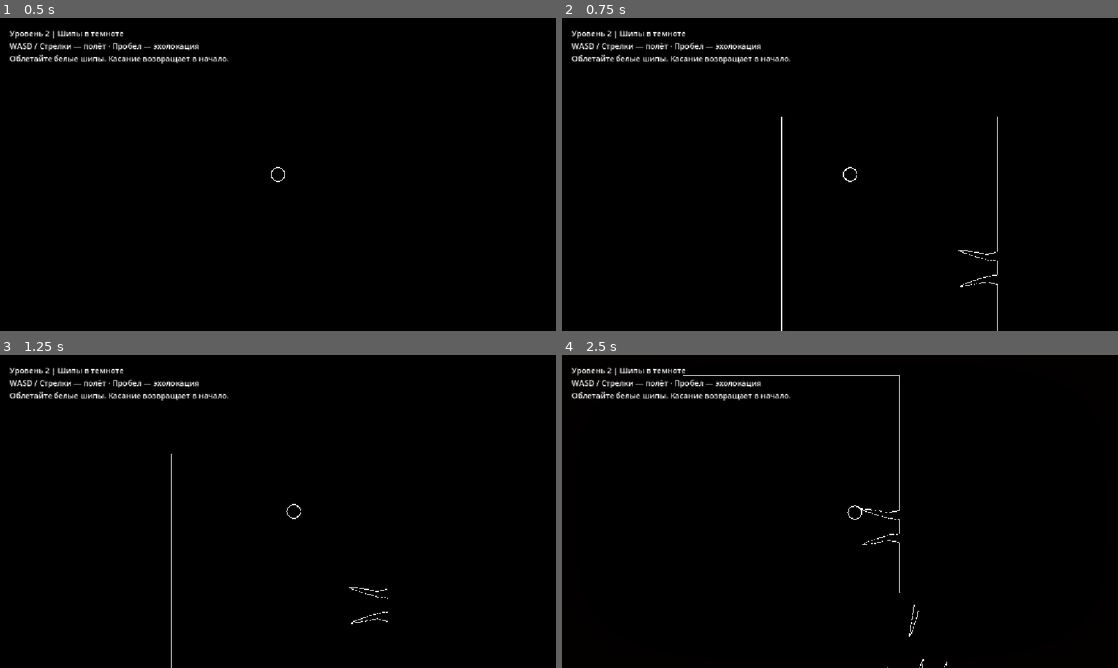
Above: before the commit, frames 1-4 (two rows, left to right).
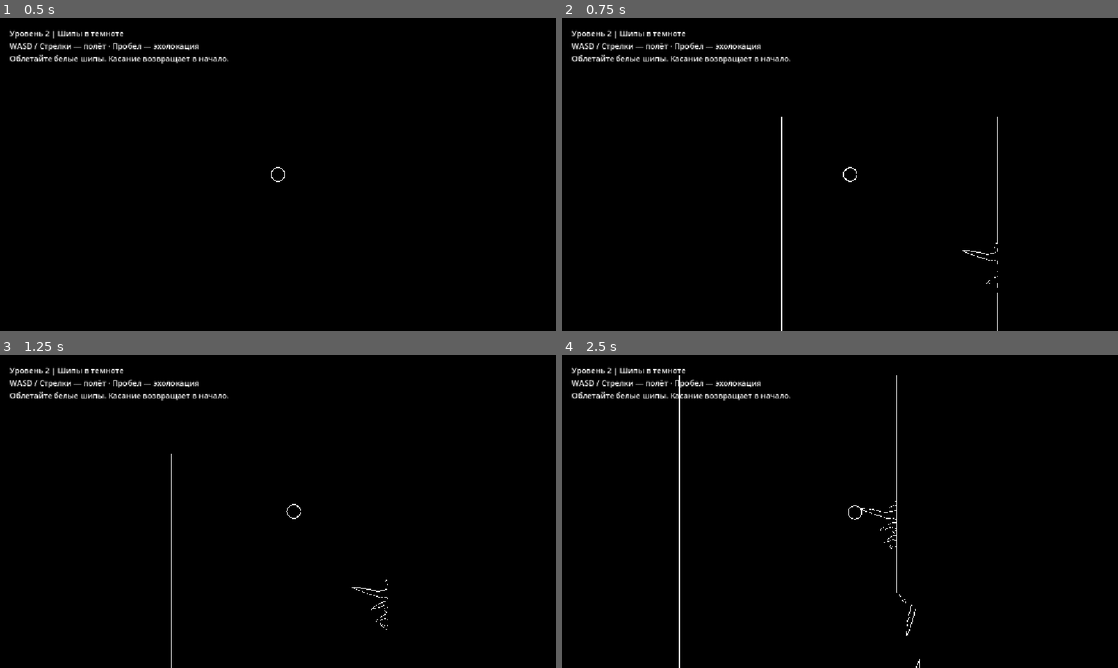
Above: after the commit, the same moments.

Repository: zhivushko/I-m_a_Bat
Game: Godot game, scene res://scenes/level/level_2.tscn
Two runs of this game, one before a commit and one after it. Both use one fixed random seed, a clock stepped at 60 frames per second and the inputs below. This scene is started directly instead of the project's main scene.
Inputs:
- Up to frame 1 (0.5 s): no input
- Up to frame 2 (0.75 s): tap Enter (ui_accept) at 0.5 s; hold Right (ui_right) from 0.53 s (still down); hold Space from 0.53 s (still down)
- Up to frame 3 (1.25 s): keep holding Right (ui_right); keep holding Space; tap Enter (ui_accept) at 0.77, 1.07 s
- Up to frame 4 (2.5 s): release Right (ui_right) at 1.28 s; release Space at 1.28 s; hold Down (ui_down) 1.28-2.03 s; tap Space at 1.35 s; tap Enter (ui_accept) at 1.52, 1.82 s; hold Right (ui_right) from 2.03 s (still down); hold Space from 2.03 s (still down)

Frame 1 is identical in both runs. In frame 2, less than 0.1% of the frame differs, in the area x 71-79%, y 71-88%; in frame 3, less than 0.1%; in frame 4, 0.6%, in the area x 21-70%, y 6-100%.

Commit message:
feat: cluster small cave spikes around rare long stalactites

Diff:
--- a/scenes/level/level_2.tscn
+++ b/scenes/level/level_2.tscn
@@ -53,35 +53,89 @@
 rotation = 3.1415927
 scale = Vector2(1.1, 1)
 
+[node name="FirstCeilingSmallLeft" parent="Walls" instance=ExtResource("6_spike")]
+position = Vector2(521, 510)
+rotation = 3.1415927
+scale = Vector2(-0.65, 0.28)
+
+[node name="FirstCeilingSmallRight" parent="Walls" instance=ExtResource("6_spike")]
+position = Vector2(570, 510)
+rotation = 3.1415927
+scale = Vector2(0.55, 0.18)
+
 [node name="FirstPassageFloorSpike1" parent="Walls" instance=ExtResource("6_spike")]
 position = Vector2(497, 740)
-scale = Vector2(-1, 0.82)
+scale = Vector2(-0.75, 0.29)
 
 [node name="FirstPassageFloorSpike2" parent="Walls" instance=ExtResource("6_spike")]
 position = Vector2(545, 740)
 
 [node name="FirstPassageFloorSpike3" parent="Walls" instance=ExtResource("6_spike")]
 position = Vector2(593, 740)
-scale = Vector2(1, 0.92)
+scale = Vector2(0.8, 0.38)
+
+[node name="FirstFloorBudLeft" parent="Walls" instance=ExtResource("6_spike")]
+position = Vector2(479, 740)
+scale = Vector2(0.55, 0.15)
+
+[node name="FirstFloorBudInnerLeft" parent="Walls" instance=ExtResource("6_spike")]
+position = Vector2(519, 740)
+scale = Vector2(0.6, 0.2)
+
+[node name="FirstFloorBudInnerRight" parent="Walls" instance=ExtResource("6_spike")]
+position = Vector2(568, 740)
+scale = Vector2(-0.65, 0.24)
+
+[node name="FirstFloorBudRight" parent="Walls" instance=ExtResource("6_spike")]
+position = Vector2(614, 740)
+scale = Vector2(-0.55, 0.16)
 
 [node name="ApproachSpike1" parent="Walls" instance=ExtResource("6_spike")]
 position = Vector2(510, 350)
 rotation = -1.5707963
-scale = Vector2(1, 0.9)
+scale = Vector2(1, 0.82)
 
 [node name="ApproachSpike2" parent="Walls" instance=ExtResource("6_spike")]
 position = Vector2(510, 398)
 rotation = -1.5707963
-scale = Vector2(-1, 0.85)
+scale = Vector2(-0.7, 0.28)
+
+[node name="ApproachBudTop" parent="Walls" instance=ExtResource("6_spike")]
+position = Vector2(510, 327)
+rotation = -1.5707963
+scale = Vector2(-0.55, 0.16)
+
+[node name="ApproachBudMiddle" parent="Walls" instance=ExtResource("6_spike")]
+position = Vector2(510, 372)
+rotation = -1.5707963
+scale = Vector2(-0.75, 0.38)
+
+[node name="ApproachBudLower" parent="Walls" instance=ExtResource("6_spike")]
+position = Vector2(510, 386)
+rotation = -1.5707963
+scale = Vector2(0.5, 0.13)
+
+[node name="ApproachBudBottom" parent="Walls" instance=ExtResource("6_spike")]
+position = Vector2(510, 420)
+rotation = -1.5707963
+scale = Vector2(0.6, 0.19)
 
 [node name="SecondPassageFloorSpike" parent="Walls" instance=ExtResource("6_spike")]
 position = Vector2(905, 320)
-scale = Vector2(-1.1, 1)
+scale = Vector2(-0.85, 0.48)
+
+[node name="SecondFloorSmallLeft" parent="Walls" instance=ExtResource("6_spike")]
+position = Vector2(881, 320)
+scale = Vector2(0.65, 0.26)
+
+[node name="SecondFloorSmallRight" parent="Walls" instance=ExtResource("6_spike")]
+position = Vector2(931, 320)
+scale = Vector2(-0.55, 0.15)
 
 [node name="SecondPassageCeilingSpike1" parent="Walls" instance=ExtResource("6_spike")]
 position = Vector2(857, 60)
 rotation = 3.1415927
-scale = Vector2(-1, 0.9)
+scale = Vector2(-0.75, 0.3)
 
 [node name="SecondPassageCeilingSpike2" parent="Walls" instance=ExtResource("6_spike")]
 position = Vector2(905, 60)
@@ -90,7 +144,27 @@
 [node name="SecondPassageCeilingSpike3" parent="Walls" instance=ExtResource("6_spike")]
 position = Vector2(953, 60)
 rotation = 3.1415927
-scale = Vector2(-1, 0.8)
+scale = Vector2(-0.65, 0.24)
+
+[node name="SecondCeilingBudLeft" parent="Walls" instance=ExtResource("6_spike")]
+position = Vector2(837, 60)
+rotation = 3.1415927
+scale = Vector2(0.55, 0.16)
+
+[node name="SecondCeilingBudInnerLeft" parent="Walls" instance=ExtResource("6_spike")]
+position = Vector2(879, 60)
+rotation = 3.1415927
+scale = Vector2(0.6, 0.19)
+
+[node name="SecondCeilingBudInnerRight" parent="Walls" instance=ExtResource("6_spike")]
+position = Vector2(931, 60)
+rotation = 3.1415927
+scale = Vector2(-0.8, 0.39)
+
+[node name="SecondCeilingBudRight" parent="Walls" instance=ExtResource("6_spike")]
+position = Vector2(974, 60)
+rotation = 3.1415927
+scale = Vector2(0.5, 0.14)
 
 [node name="DescentSpike1" parent="Walls" instance=ExtResource("6_spike")]
 position = Vector2(940, 422)
@@ -99,7 +173,22 @@
 [node name="DescentSpike2" parent="Walls" instance=ExtResource("6_spike")]
 position = Vector2(940, 470)
 rotation = 1.5707963
-scale = Vector2(-1, 0.9)
+scale = Vector2(-0.7, 0.28)
+
+[node name="DescentBudTop" parent="Walls" instance=ExtResource("6_spike")]
+position = Vector2(940, 400)
+rotation = 1.5707963
+scale = Vector2(-0.55, 0.16)
+
+[node name="DescentBudMiddle" parent="Walls" instance=ExtResource("6_spike")]
+position = Vector2(940, 447)
+rotation = 1.5707963
+scale = Vector2(-0.75, 0.4)
+
+[node name="DescentBudBottom" parent="Walls" instance=ExtResource("6_spike")]
+position = Vector2(940, 491)
+rotation = 1.5707963
+scale = Vector2(0.6, 0.2)
 
 [node name="Player" parent="." unique_id=237330710 instance=ExtResource("2_player")]
 position = Vector2(160, 180)
